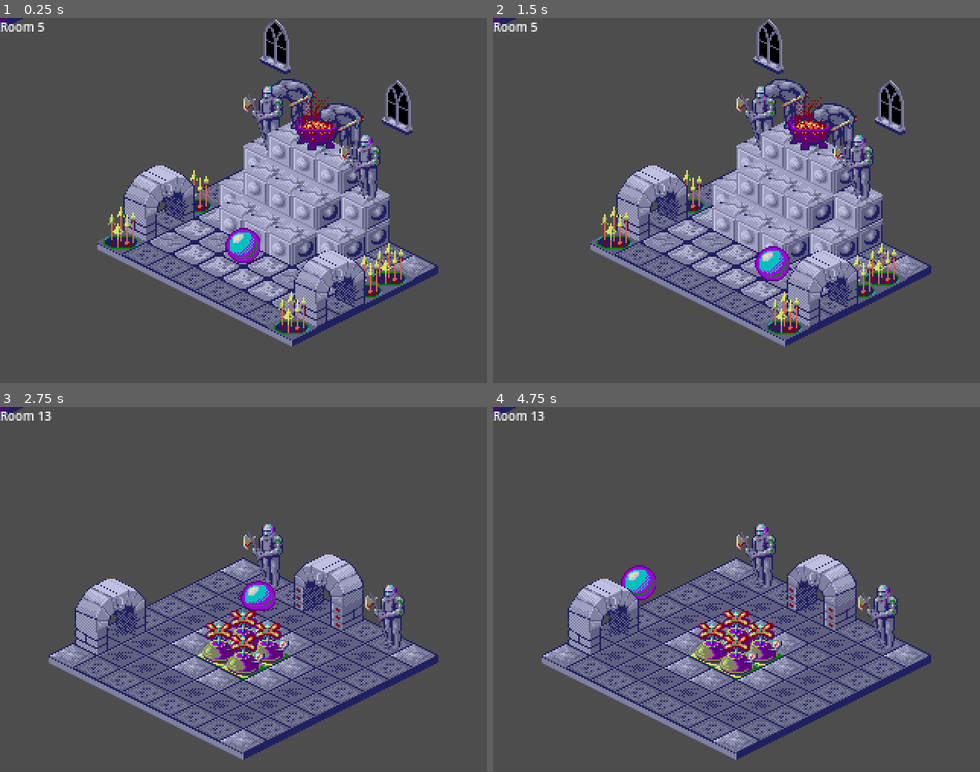
Above: before the commit, frames 1-4 (two rows, left to right).
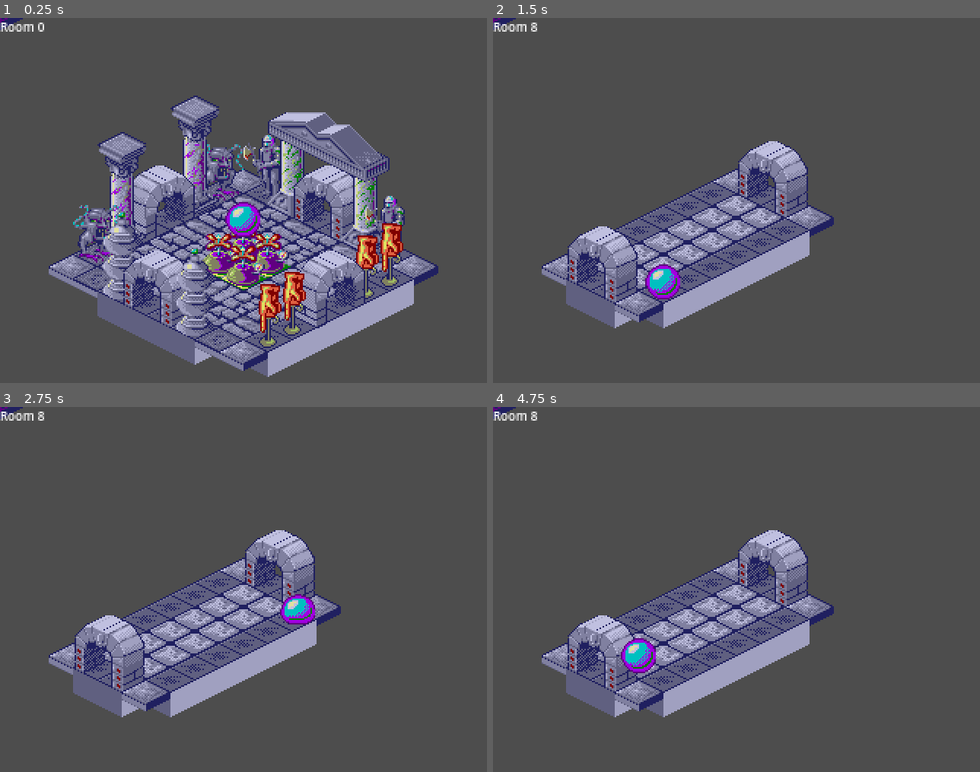
Above: after the commit, the same moments.

Repository: vmedea/godot-experiments
Game: Godot game, scene res://scenes/gameplay.tscn
Same seed, same stepped clock (60 frames per second), same inputs: the game is played once before the commit and once after it.
Inputs:
- Up to frame 1 (0.25 s): no input
- Up to frame 2 (1.5 s): tap Enter (ui_accept) at 0.5, 0.77 s; hold Right (ui_right) 0.53-1.28 s; hold Down (ui_down) from 1.28 s (still down)
- Up to frame 3 (2.75 s): tap Enter (ui_accept) at 1.52 s; release Down (ui_down) at 2.03 s; hold Right (ui_right) from 2.03 s (still down)
- Up to frame 4 (4.75 s): release Right (ui_right) at 2.78 s; hold Up (ui_up) 2.78-3.53 s; tap Enter (ui_accept) at 3.02, 3.77, 4.52 s; hold Left (ui_left) from 3.53 s (still down)

The runs differ from the first frame. In frame 1, 32% of the frame differs, in the area x 7-85%, y 0-99%; in frame 2, 29%; in frame 3, 24%; in frame 4, 24%.
Error after the commit: Trying to return an array of type "Array" where expected return type is "Array[int]". (res://scenes/gameplay.gd:33)

Commit message:
start on normal starting point

Diff:
--- /dev/null
+++ b/GameRoom.gd
@@ -0,0 +1,79 @@
+extends RefCounted
+class_name GameRoom
+
+const FILE_MAGIC_NUMBER := 0xCC170206
+const ROOM_MAX_X := 8
+const ROOM_MAX_Y := 8
+const ROOM_MAX_Z := 11
+
+var dims
+var exits
+var room
+
+# Imported constants
+const Compass = Types.Compass
+const Blocks = Types.Blocks
+const DIR_OFFSET = Types.DIR_OFFSET
+
+
+static func load_rooms(filename):
+	var f = FileAccess.open(filename, FileAccess.READ)
+	var magic := f.get_32()
+	if magic != FILE_MAGIC_NUMBER:
+		printerr("load_rooms: Wrong magic number")
+		return null
+	var num_rooms := f.get_32()
+	print("Number of rooms: %s" % [num_rooms])
+	var rooms_data = []
+	for n in num_rooms:
+		var room = {}
+		# North, East, South, West
+		room.exits = [f.get_16(), f.get_16(), f.get_16(), f.get_16()]
+		room.dims = {'x': f.get_8(), 'y': f.get_8(), 'z': ROOM_MAX_Z} # Height is always MAX_Z
+		#print("Room %s: exits %s dims %s" % [n, room.exits, room.dims])
+
+		room.wall_type = f.get_8()
+		room.light_default = f.get_8()
+		room.level = []
+		for z in ROOM_MAX_Z:
+			var slice = []
+			for y in ROOM_MAX_Y:
+				slice.append(f.get_buffer(ROOM_MAX_X))
+			room.level.append(slice)
+
+		rooms_data.append(new(room))
+	return rooms_data
+
+
+func _init(data):
+	room = data
+	dims = data.dims
+	exits = data.exits
+
+## Get block by x,y,z integer coordinate.
+func get_block(grid_pos: Vector3i) -> int:
+	if grid_pos.x < 0 or grid_pos.y < 0 or grid_pos.z < 0 or grid_pos.x >= room.dims.x or grid_pos.y >= room.dims.y or grid_pos.z >= room.dims.z:
+		return -1
+	return room.level[grid_pos.z][grid_pos.y][grid_pos.x]
+
+
+func find_entrance_from(direction: Compass):
+	# Scan along wall:
+	# NORTH -Y   XZ y==ymax   Blocks.EXIT_Y0 Blocks.EXIT_Y1
+	# EAST  +X   YZ x==0      Blocks.EXIT_X0 Blocks.EXIT_X1
+	# SOUTH +Y   XZ y==0      Blocks.EXIT_Y0 Blocks.EXIT_Y1
+	# WEST  -X   YZ x==xmax   Blocks.EXIT_X0 Blocks.EXIT_X1
+	if direction == Compass.NORTH or direction == Compass.SOUTH:
+		# Scan north or south wall for Blocks.EXIT_Y0 Blocks.EXIT_Y1
+		var y = room.dims.y - 1 if direction == Compass.NORTH else 0
+		for x in room.dims.x - 1:
+			for z in room.dims.z:
+				if get_block(Vector3i(x, y, z)) == Blocks.EXIT_Y0 and get_block(Vector3i(x + 1, y, z)) == Blocks.EXIT_Y1:
+					return Vector3(x + 0.5, y, z) + Vector3(DIR_OFFSET[direction])
+	else:
+		# Scan west or east wall for Blocks.EXIT_X0 Blocks.EXIT_X1
+		var x = room.dims.x - 1 if direction == Compass.WEST else 0
+		for y in room.dims.y - 1:
+			for z in room.dims.z:
+				if get_block(Vector3i(x, y, z)) == Blocks.EXIT_X1 and get_block(Vector3i(x, y + 1, z)) == Blocks.EXIT_X0:
+					return Vector3(x, y + 0.5, z) + Vector3(DIR_OFFSET[direction])
--- /dev/null
+++ b/autoloads/Types.gd
@@ -0,0 +1,71 @@
+extends Node
+
+## Compass (cardinal) directions.
+enum Compass {
+	NORTH = 0, ## -Y (right key)
+	EAST = 1,  ## +X (down key)
+	SOUTH = 2, ## +Y (left key)
+	WEST = 3,  ## -X (up key)
+	UP = 4,    ## -Z
+	DOWN = 5,  ## Z
+}
+
+## Compass (cardinal) directions, bitflags type.
+enum CompassFlags {
+	NORTH = 1 << 0,
+	EAST = 1 << 1,
+	SOUTH = 1 << 2,
+	WEST = 1 << 3,
+	UP = 1 << 4,
+	DOWN = 1 << 5,
+}
+
+## Block attributes. Lower 6 bits match CompassFlags.
+enum BlockAttributes {
+	PAIN_NORTH = 1 << 0,
+	PAIN_EAST = 1 << 1,
+	PAIN_SOUTH = 1 << 2,
+	PAIN_WEST = 1 << 3,
+	PAIN_UP = 1 << 4,
+	PAIN_DOWN = 1 << 5,
+	PORTABLE = 1 << 6,
+	DROPPABLE = 1 << 7,
+}
+
+## Offset, per compass direction.
+const DIR_OFFSET = [
+	Vector3i(0, -1, 0),
+	Vector3i(1, 0, 0),
+	Vector3i(0, 1, 0),
+	Vector3i(-1, 0, 0),
+	Vector3i(0, 0, -1),
+	Vector3i(0, 0, 1),
+]
+
+## Special blocks.
+enum Blocks {
+	# Gates.
+	EXIT_X0 = 20,
+	EXIT_X1 = 22,
+	EXIT_Y0 = 16,
+	EXIT_Y1 = 18,
+
+	# Light.
+	CANDLE = 36,
+	TORCH = 45,
+	LAMPION = 178,
+
+	# Air.
+	PUMP = 24,
+
+	# Initial quest.
+	SPELLBOOK = 93,
+
+	# Ingredients.
+	BUDDHA = 92,
+	CRUCIFIX = 46,
+	PUMPKIN = 181,
+	DRAGON = 191,
+	FLASK = 157,
+	BEANS = 200,
+}
--- a/project.godot
+++ b/project.godot
@@ -8,12 +8,26 @@
 
 config_version=5
 
+_global_script_classes=[{
+"base": "RefCounted",
+"class": &"GameRoom",
+"language": &"GDScript",
+"path": "res://GameRoom.gd"
+}]
+_global_script_class_icons={
+"GameRoom": ""
+}
+
 [application]
 
 config/name="airball"
 run/main_scene="res://scenes/gameplay.tscn"
 config/features=PackedStringArray("4.0", "Mobile")
 config/icon="res://icon.svg"
+
+[autoload]
+
+Types="*res://autoloads/Types.gd"
 
 [display]
 
--- a/scenes/gameplay.gd
+++ b/scenes/gameplay.gd
@@ -1,144 +1,74 @@
 extends Node2D
 
-const FILE_MAGIC_NUMBER := 0xCC170206
-const ROOM_MAX_X := 8
-const ROOM_MAX_Y := 8
-const ROOM_MAX_Z := 11
-
-## Compass (room exit) directions.
-enum Compass {
-	NORTH = 0, ## -Y (right key)
-	EAST = 1,  ## +X (down key)
-	SOUTH = 2, ## +Y (left key)
-	WEST = 3,  ## -X (up key)
-}
-
-## Offset, per compass direction.
-const DIR_OFFSET = [
-	Vector3i(0, -1, 0),
-	Vector3i(1, 0, 0),
-	Vector3i(0, 1, 0),
-	Vector3i(-1, 0, 0),
-]
-
-## Special blocks.
-enum Blocks {
-	# Gates.
-	EXIT_X0 = 20,
-	EXIT_X1 = 22,
-	EXIT_Y0 = 16,
-	EXIT_Y1 = 18,
-
-	# Light.
-	CANDLE = 36,
-	TORCH = 45,
-	LAMPION = 178,
-
-	# Air.
-	PUMP = 24,
-
-	# Initial quest.
-	SPELLBOOK = 93,
-
-	# Ingredients.
-	BUDDHA = 92,
-	CRUCIFIX = 46,
-	PUMPKIN = 181,
-	DRAGON = 191,
-	FLASK = 157,
-	BEANS = 200,
-}
+# Player size: somewhat smaller size than a tile.
+const TOFS: float = 14.999/16
+
 
 # north-west top coordinate of player, in tiles (16x16x16 pixels)
 var player_coord: Vector3
 var player_velocity: Vector3
 var player_on_floor: bool
 
-var room_id = 5
+var room_id = 0
 var rooms = []
-
-
-func load_rooms(filename):
-	var f = FileAccess.open(filename, FileAccess.READ)
-	var magic := f.get_32()
-	if magic != FILE_MAGIC_NUMBER:
-		printerr("load_rooms: Wrong magic number")
-		return null
-	var num_rooms := f.get_32()
-	print("Number of rooms: %s" % [num_rooms])
-	var rooms_data = []
-	for n in num_rooms:
-		var room = {}
-		# North, East, South, West
-		room.exits = [f.get_16(), f.get_16(), f.get_16(), f.get_16()]
-		room.dims = {'x': f.get_8(), 'y': f.get_8(), 'z': ROOM_MAX_Z} # Height is always MAX_Z
-		#print("Room %s: exits %s dims %s" % [n, room.exits, room.dims])
-
-		room.wall_type = f.get_8()
-		room.light_default = f.get_8()
-		room.level = []
-		for z in ROOM_MAX_Z:
-			var slice = []
-			for y in ROOM_MAX_Y:
-				slice.append(f.get_buffer(ROOM_MAX_X))
-			room.level.append(slice)
-
-		rooms_data.append(room)
-	return rooms_data
+var room: GameRoom
+## Flags from Types.BlockAttributes for each block type.
+var block_attributes: Array[int]
+
+const Blocks = Types.Blocks
+const Compass = Types.Compass
+
+func get_block_attributes(tileset: TileSet) -> Array[int]:
+	var source: TileSetAtlasSource = tileset.get_source(0)
+	var blocks = []
+	var size: Vector2i = source.get_atlas_grid_size()
+	for y in range(size.y):
+		for x in range(size.x):
+			var data: TileData = source.get_tile_data(Vector2i(x, y), 0)
+			var flags: int = 0
+			for bit in 8:
+				if data.get_custom_data_by_layer_id(bit):
+					flags |= 1 << bit
+			blocks.append(flags)
+	return blocks
+
 
 func build_room(room):
 	var tilemap: TileMap = $Level
 	tilemap.clear()
 
-	for z in range(ROOM_MAX_Z):
+	for z in range(GameRoom.ROOM_MAX_Z):
 		tilemap.set_layer_y_sort_origin(z, z*16 + z)
 
 	for z in range(room.dims.z):
 		for y in range(room.dims.y):
 			for x in range(room.dims.x):
-				var tile_id = get_block(room, Vector3(x, y, z))
+				var tile_id = room.get_block(Vector3(x, y, z))
 				if tile_id > 0:
 					tilemap.set_cell(10 - z, Vector2i(x + z, y + z), 0, Vector2i(tile_id & 0xf, tile_id >> 4), 0)
 
 
-## Get block by x,y,z integer coordinate.
-func get_block(room, grid_pos: Vector3i) -> int:
-	if grid_pos.x < 0 or grid_pos.y < 0 or grid_pos.z < 0 or grid_pos.x >= room.dims.x or grid_pos.y >= room.dims.y or grid_pos.z >= room.dims.z:
-		return -1
-	return room.level[grid_pos.z][grid_pos.y][grid_pos.x]
-
-
-func find_entrance_from(room, direction: Compass):
-	# Scan along wall:
-	# NORTH -Y   XZ y==ymax   Blocks.EXIT_Y0 Blocks.EXIT_Y1
-	# EAST  +X   YZ x==0      Blocks.EXIT_X0 Blocks.EXIT_X1
-	# SOUTH +Y   XZ y==0      Blocks.EXIT_Y0 Blocks.EXIT_Y1
-	# WEST  -X   YZ x==xmax   Blocks.EXIT_X0 Blocks.EXIT_X1
-	if direction == Compass.NORTH or direction == Compass.SOUTH:
-		# Scan north or south wall for Blocks.EXIT_Y0 Blocks.EXIT_Y1
-		var y = room.dims.y - 1 if direction == Compass.NORTH else 0
-		for x in room.dims.x - 1:
-			for z in room.dims.z:
-				if get_block(room, Vector3i(x, y, z)) == Blocks.EXIT_Y0 and get_block(room, Vector3i(x + 1, y, z)) == Blocks.EXIT_Y1:
-					return Vector3(x + 0.5, y, z) + Vector3(DIR_OFFSET[direction])
-	else:
-		# Scan west or east wall for Blocks.EXIT_X0 Blocks.EXIT_X1
-		var x = room.dims.x - 1 if direction == Compass.WEST else 0
-		for y in room.dims.y - 1:
-			for z in room.dims.z:
-				if get_block(room, Vector3i(x, y, z)) == Blocks.EXIT_X1 and get_block(room, Vector3i(x, y + 1, z)) == Blocks.EXIT_X0:
-					return Vector3(x, y + 0.5, z) + Vector3(DIR_OFFSET[direction])
+func enter_room(new_room_id: int, exit_id: int):
+	if new_room_id >= 0 and new_room_id < rooms.size():
+		room_id = new_room_id
+		room = rooms[room_id]
+		if exit_id >= 0:
+			player_coord = room.find_entrance_from(exit_id)
+		else:
+			player_coord = Vector3(3, 3, 7)
+		player_velocity = Vector3(0.0, 0.0, 0.0)
+		build_room(room)
+		# Need to find out where to enter in new room.
+		update_room_number()
+
 
 func update_room_number():
 	$CanvasLayer/RoomNumber.text = "Room %d" % [room_id]
-
-	print('Entrance from north: ', find_entrance_from(rooms[room_id], Compass.NORTH))
-	print('Entrance from south: ', find_entrance_from(rooms[room_id], Compass.SOUTH))
-	print('Entrance from west: ', find_entrance_from(rooms[room_id], Compass.WEST))
-	print('Entrance from east: ', find_entrance_from(rooms[room_id], Compass.EAST))
-
-# Player size: somewhat smaller size than a tile.
-var TOFS: float = 14.999/16
+	print('Entrance from north: ', room.find_entrance_from(Types.Compass.NORTH))
+	print('Entrance from south: ', room.find_entrance_from(Types.Compass.SOUTH))
+	print('Entrance from west: ', room.find_entrance_from(Types.Compass.WEST))
+	print('Entrance from east: ', room.find_entrance_from(Types.Compass.EAST))
+
 
 func place_player():
 	# This is not perfect, but as close as we can get with y-sorting.
@@ -161,11 +91,9 @@
 
 
 func _ready():
-	rooms = load_rooms("res://rooms.bin")
-	build_room(rooms[room_id])
-	update_room_number()
-	player_coord = Vector3(3, 3, 9)
-	place_player()
+	block_attributes = get_block_attributes(load("res://tilesets/game.tres"))
+	rooms = GameRoom.load_rooms("res://rooms.bin")
+	enter_room(0, -1)
 
 
 ## Check new position for collisions.
@@ -181,10 +109,11 @@
 	for z in range(z0, z1 + 1):
 		for y in range(y0, y1 + 1):
 			for x in range(x0, x1 + 1):
-				if get_block(room, Vector3i(x, y, z)) != 0:
+				if room.get_block(Vector3i(x, y, z)) != 0:
 					return false # XXX spiky/pump
-	#print(x0, " ", x1, " ", y0, " ", y1, " ", z0, " ", z1)
+
 	return true
+
 
 ## Check player position, velocity to see if player is entering a portal (one of
 ## EXIT_*), and from which side. The direction is important, and the player
@@ -207,13 +136,15 @@
 		y = y1
 
 	if x != null:
-		if get_block(room, Vector3i(x, y0, z)) in [Blocks.EXIT_X0, Blocks.EXIT_X1] and get_block(room, Vector3i(x, y1, z)) in [Blocks.EXIT_X0, Blocks.EXIT_X1]:
+		var block_types = [Blocks.EXIT_X0, Blocks.EXIT_X1]
+		if room.get_block(Vector3i(x, y0, z)) in block_types and room.get_block(Vector3i(x, y1, z)) in block_types:
 			if velocity.x < 0:
 				return Compass.WEST
 			else:
 				return Compass.EAST
 	if y != null:
-		if get_block(room, Vector3i(x0, y, z)) in [Blocks.EXIT_Y0, Blocks.EXIT_Y1] and get_block(room, Vector3i(x1, y, z)) in [Blocks.EXIT_Y0, Blocks.EXIT_Y1]:
+		var block_types = [Blocks.EXIT_Y0, Blocks.EXIT_Y1]
+		if room.get_block(Vector3i(x0, y, z)) in block_types and room.get_block(Vector3i(x1, y, z)) in block_types:
 			if velocity.y < 0:
 				return Compass.NORTH
 			else:
@@ -261,6 +192,7 @@
 		player_coord = new_coord
 		player_on_floor = false
 	else:
+		# XXX fall to death
 		player_on_floor = true
 		player_velocity.z = 0.0
 
@@ -269,13 +201,7 @@
 		print('Detected exit in direction %d' % [exit_id])
 		var new_room_id = room.exits[exit_id]
 		if new_room_id >= 0 and new_room_id < rooms.size():
-			room_id = new_room_id
-			player_coord = find_entrance_from(rooms[room_id], exit_id)
-			print(player_coord)
-			player_velocity = Vector3(0.0, 0.0, 0.0)
-			build_room(rooms[room_id])
-			# Need to find out where to enter in new room.
-			update_room_number()
+			enter_room(new_room_id, exit_id)
 
 	place_player()
 
@@ -295,10 +221,7 @@
 	if event.is_action_pressed("ui_page_down"):
 		new_room_id = room_id + 1
 	if new_room_id != null:
-		if new_room_id >= 0 and new_room_id < rooms.size():
-			room_id = new_room_id
-			build_room(rooms[room_id])
-			update_room_number()
+		enter_room(new_room_id, -1)
 
 	if event.is_action_pressed("ui_cancel"):
 		get_tree().quit()
--- a/tilesets/game.tres
+++ b/tilesets/game.tres
@@ -5,22 +5,38 @@
 [sub_resource type="TileSetAtlasSource" id="TileSetAtlasSource_7w4ot"]
 texture = ExtResource("1_jf0pi")
 texture_region_size = Vector2i(32, 40)
+use_texture_padding = false
 0:0/0 = 0
 1:0/0 = 0
+1:0/0/custom_data_7 = true
 2:0/0 = 0
+2:0/0/custom_data_7 = true
 3:0/0 = 0
+3:0/0/custom_data_7 = true
 4:0/0 = 0
+4:0/0/custom_data_7 = true
 5:0/0 = 0
+5:0/0/custom_data_7 = true
 6:0/0 = 0
+6:0/0/custom_data_7 = true
 7:0/0 = 0
+7:0/0/custom_data_7 = true
 8:0/0 = 0
+8:0/0/custom_data_7 = true
 9:0/0 = 0
+9:0/0/custom_data_7 = true
 10:0/0 = 0
+10:0/0/custom_data_4 = true
 11:0/0 = 0
+11:0/0/custom_data_4 = true
 12:0/0 = 0
+12:0/0/custom_data_4 = true
 13:0/0 = 0
+13:0/0/custom_data_7 = true
 14:0/0 = 0
+14:0/0/custom_data_7 = true
 15:0/0 = 0
+15:0/0/custom_data_7 = true
 0:1/0 = 0
 1:1/0 = 0
 2:1/0 = 0
@@ -38,10 +54,25 @@
 14:1/0 = 0
 15:1/0 = 0
 0:2/0 = 0
+0:2/0/custom_data_4 = true
 1:2/0 = 0
+1:2/0/custom_data_0 = true
+1:2/0/custom_data_1 = true
+1:2/0/custom_data_2 = true
+1:2/0/custom_data_3 = true
+1:2/0/custom_data_4 = true
+1:2/0/custom_data_5 = true
 2:2/0 = 0
+2:2/0/custom_data_0 = true
+2:2/0/custom_data_1 = true
+2:2/0/custom_data_2 = true
+2:2/0/custom_data_3 = true
+2:2/0/custom_data_4 = true
+2:2/0/custom_data_5 = true
 3:2/0 = 0
+3:2/0/custom_data_6 = true
 4:2/0 = 0
+4:2/0/custom_data_6 = true
 5:2/0 = 0
 6:2/0 = 0
 7:2/0 = 0
@@ -49,22 +80,38 @@
 9:2/0 = 0
 10:2/0 = 0
 11:2/0 = 0
+11:2/0/custom_data_0 = true
+11:2/0/custom_data_1 = true
+11:2/0/custom_data_2 = true
+11:2/0/custom_data_3 = true
 12:2/0 = 0
+12:2/0/custom_data_0 = true
+12:2/0/custom_data_1 = true
+12:2/0/custom_data_2 = true
+12:2/0/custom_data_3 = true
+12:2/0/custom_data_4 = true
+12:2/0/custom_data_5 = true
 13:2/0 = 0
+13:2/0/custom_data_6 = true
 14:2/0 = 0
+14:2/0/custom_data_6 = true
 15:2/0 = 0
+15:2/0/custom_data_7 = true
 0:3/0 = 0
 1:3/0 = 0
+1:3/0/custom_data_7 = true
 2:3/0 = 0
 3:3/0 = 0
 4:3/0 = 0
 5:3/0 = 0
+5:3/0/custom_data_7 = true
 6:3/0 = 0
 7:3/0 = 0
 8:3/0 = 0
 9:3/0 = 0
 10:3/0 = 0
 11:3/0 = 0
+11:3/0/custom_data_7 = true
 12:3/0 = 0
 13:3/0 = 0
 14:3/0 = 0
@@ -86,21 +133,32 @@
 14:4/0 = 0
 15:4/0 = 0
 0:5/0 = 0
+0:5/0/custom_data_4 = true
 1:5/0 = 0
 2:5/0 = 0
+2:5/0/custom_data_4 = true
 3:5/0 = 0
+3:5/0/custom_data_4 = true
 4:5/0 = 0
+4:5/0/custom_data_4 = true
 5:5/0 = 0
+5:5/0/custom_data_7 = true
 6:5/0 = 0
 7:5/0 = 0
 8:5/0 = 0
 9:5/0 = 0
 10:5/0 = 0
+10:5/0/custom_data_7 = true
 11:5/0 = 0
+11:5/0/custom_data_7 = true
 12:5/0 = 0
+12:5/0/custom_data_6 = true
 13:5/0 = 0
+13:5/0/custom_data_6 = true
 14:5/0 = 0
+14:5/0/custom_data_7 = true
 15:5/0 = 0
+15:5/0/custom_data_7 = true
 0:6/0 = 0
 1:6/0 = 0
 2:6/0 = 0
@@ -113,11 +171,21 @@
 9:6/0 = 0
 10:6/0 = 0
 11:6/0 = 0
+11:6/0/custom_data_0 = true
+11:6/0/custom_data_1 = true
+11:6/0/custom_data_2 = true
+11:6/0/custom_data_3 = true
+11:6/0/custom_data_4 = true
 12:6/0 = 0
+12:6/0/custom_data_7 = true
 13:6/0 = 0
+13:6/0/custom_data_7 = true
 14:6/0 = 0
+14:6/0/custom_data_7 = true
 15:6/0 = 0
+15:6/0/custom_data_7 = true
 0:7/0 = 0
+0:7/0/custom_data_7 = true
 1:7/0 = 0
 2:7/0 = 0
 3:7/0 = 0
@@ -163,6 +231,7 @@
 11:9/0 = 0
 12:9/0 = 0
 13:9/0 = 0
+13:9/0/custom_data_6 = true
 14:9/0 = 0
 15:9/0 = 0
 0:10/0 = 0
@@ -184,9 +253,11 @@
 0:11/0 = 0
 1:11/0 = 0
 2:11/0 = 0
+2:11/0/custom_data_6 = true
 3:11/0 = 0
 4:11/0 = 0
 5:11/0 = 0
+5:11/0/custom_data_6 = true
 6:11/0 = 0
 7:11/0 = 0
 8:11/0 = 0
@@ -197,6 +268,7 @@
 13:11/0 = 0
 14:11/0 = 0
 15:11/0 = 0
+15:11/0/custom_data_6 = true
 0:12/0 = 0
 1:12/0 = 0
 2:12/0 = 0
@@ -206,6 +278,7 @@
 6:12/0 = 0
 7:12/0 = 0
 8:12/0 = 0
+8:12/0/custom_data_6 = true
 9:12/0 = 0
 10:12/0 = 0
 11:12/0 = 0
@@ -221,6 +294,7 @@
 5:13/0 = 0
 6:13/0 = 0
 7:13/0 = 0
+7:13/0/custom_data_7 = true
 8:13/0 = 0
 9:13/0 = 0
 10:13/0 = 0
@@ -251,7 +325,9 @@
 3:15/0 = 0
 4:15/0 = 0
 5:15/0 = 0
+5:15/0/custom_data_7 = true
 6:15/0 = 0
+6:15/0/custom_data_7 = true
 7:15/0 = 0
 8:15/0 = 0
 9:15/0 = 0
@@ -267,4 +343,20 @@
 tile_layout = 5
 tile_offset_axis = 1
 tile_size = Vector2i(32, 16)
+custom_data_layer_0/name = "pain_n"
+custom_data_layer_0/type = 1
+custom_data_layer_1/name = "pain_e"
+custom_data_layer_1/type = 1
+custom_data_layer_2/name = "pain_s"
+custom_data_layer_2/type = 1
+custom_data_layer_3/name = "pain_w"
+custom_data_layer_3/type = 1
+custom_data_layer_4/name = "pain_u"
+custom_data_layer_4/type = 1
+custom_data_layer_5/name = "pain_d"
+custom_data_layer_5/type = 1
+custom_data_layer_6/name = "portable"
+custom_data_layer_6/type = 1
+custom_data_layer_7/name = "droppable"
+custom_data_layer_7/type = 1
 sources/0 = SubResource("TileSetAtlasSource_7w4ot")
